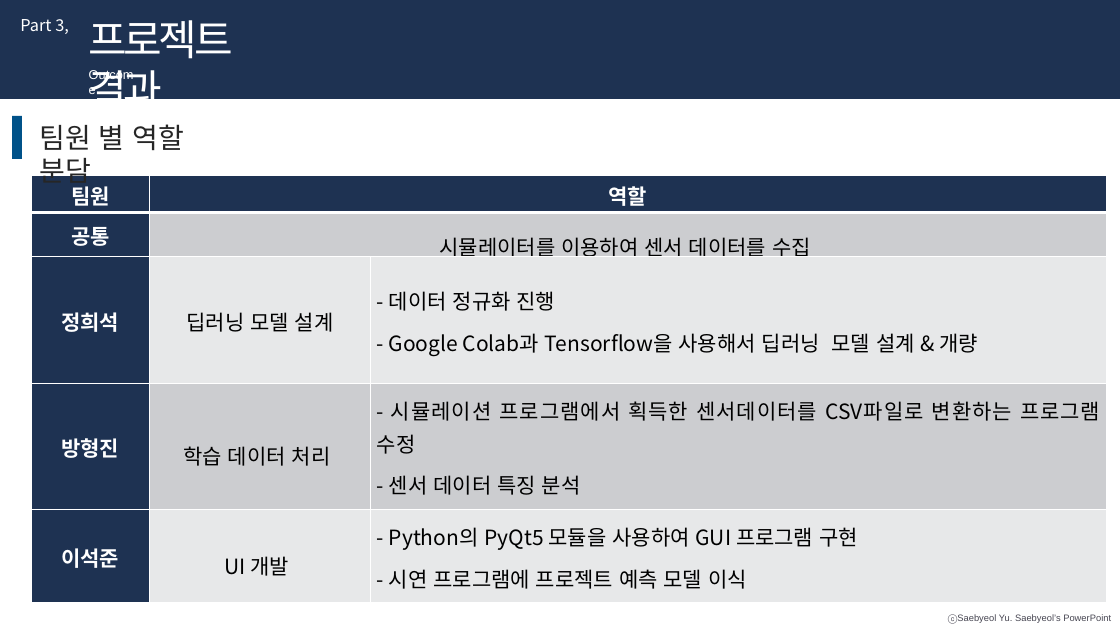
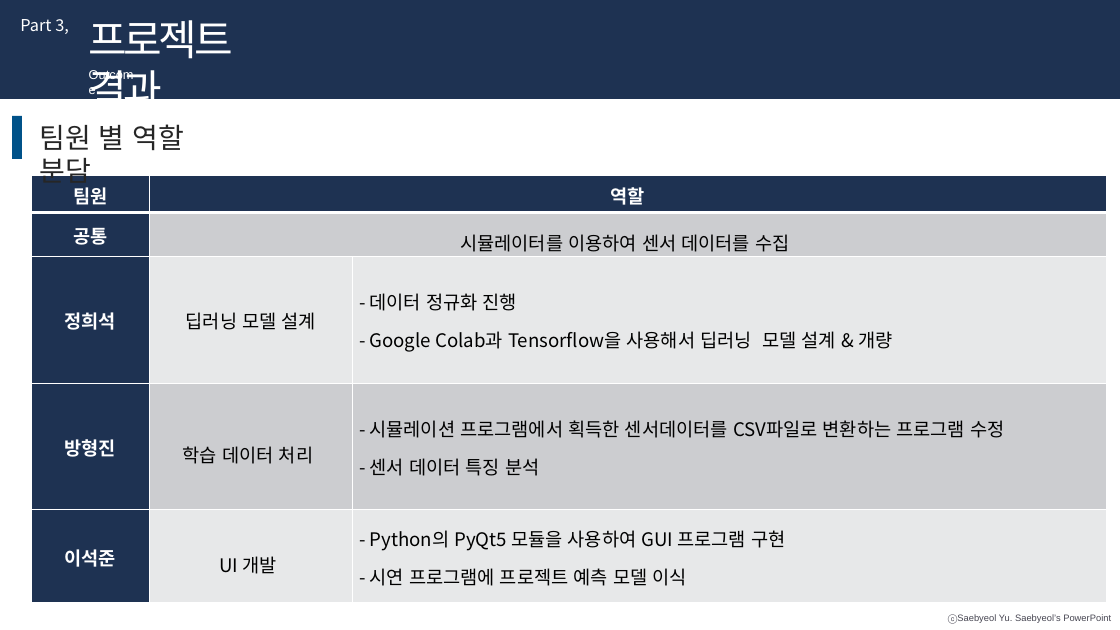
Before and after one commit to NgaAdrain/TEAM_Enter_Text_Here, a slide deck: slide 20 of Reports/발표/졸과 최종 발표_HS.pptx. Drawn at 1120x630 pixels with LibreOffice and Linux fonts; fonts in the diff are those of the drawing. Boxes give left, top, right and bottom in pixels: in the first picture for what was removed or moved away, otherwise in the second. Text is boxed around its words. In the diff, an @@ line names an element or a change of style, - is before the commit and + after.

```diff
--- a/Reports/발표/졸과 최종 발표_HS.pptx
+++ b/Reports/발표/졸과 최종 발표_HS.pptx
@@ table at [31, 176, 1107, 602] @@
@@ size 18 to 16 pt @@
```
Also in this commit, not shown: 7 other slides changed, 3 other files.
